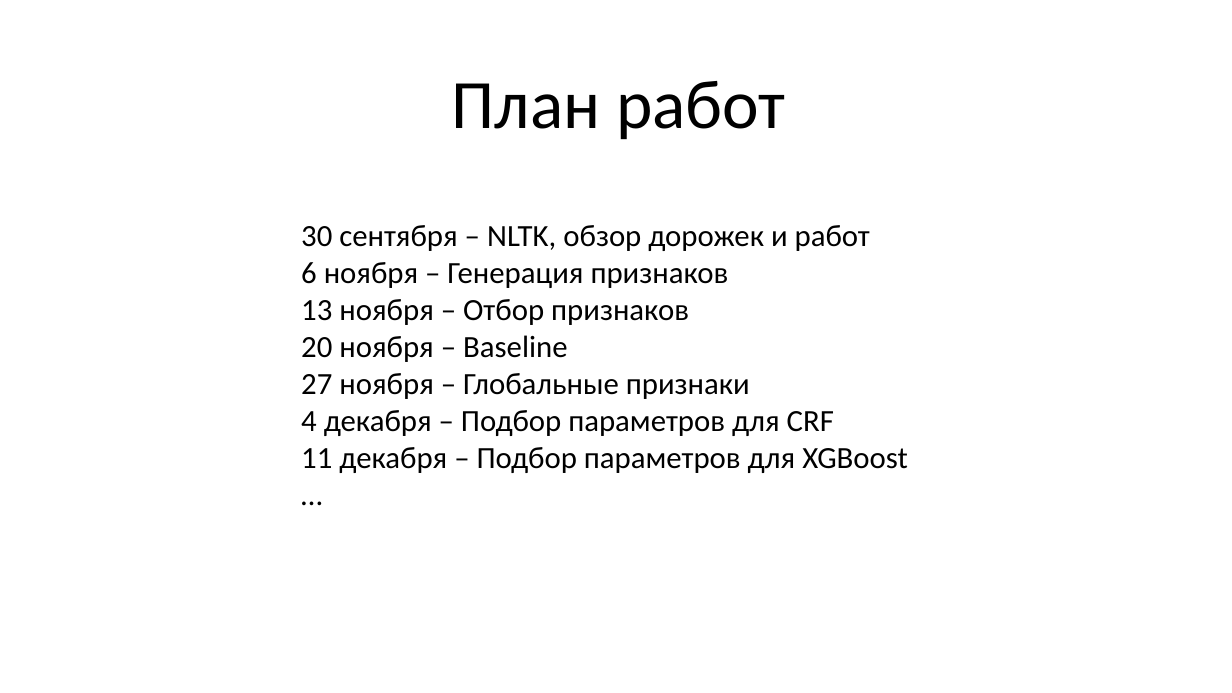
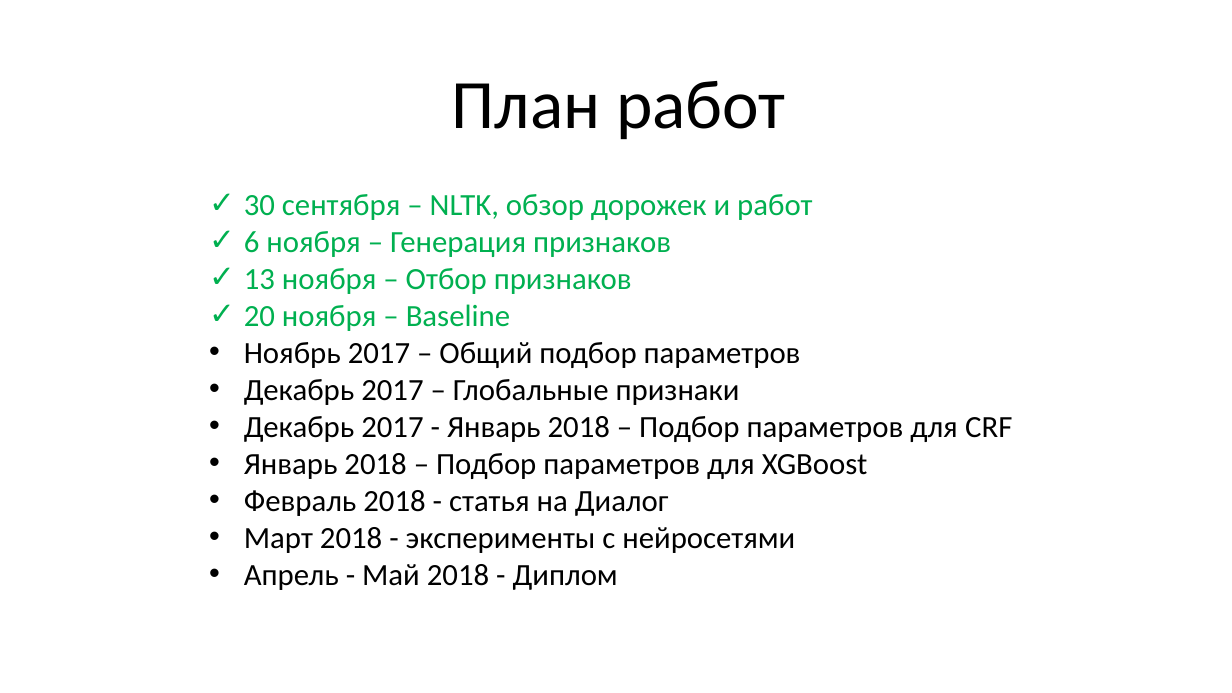
Before and after one commit to lazuka13/named_entity_recognition, a slide deck: slide 3 of control/First Control.pptx. Drawn at 1232x693 pixels with LibreOffice and Linux fonts; fonts in the diff are those of the drawing. Boxes give left, top, right and bottom in pixels: in the first picture for what was removed or moved away, otherwise in the second. Text is boxed around its words. In the diff, an @@ line names an element or a change of style, - is before the commit and + after.

Commit message:
Added article text, some code changes, BSNLP baseline

```diff
--- a/control/First Control.pptx
+++ b/control/First Control.pptx
@@ text "30 сентября – NLTK, обзор ..." moved from (x1=301, y1=225, x2=908, y2=473) to (x1=244, y1=194, x2=1012, y2=590) @@
@@ text at (x1=244, y1=194, x2=812, y2=331): text colour #000000 to #00B050 in "30 сентября – NLTK, обзор дорожек и ...", "6 ноября – Генерация признаков", "13 ноября – Отбор признаков", "20 ноября – Baseline"; bullet none to ✓ @@
@@ text at (x1=244, y1=342, x2=1012, y2=590): text changed @@
-27 ноября – Глобальные признаки
-4 декабря – Подбор параметров для CRF
-11 декабря – Подбор параметров для XGBoost
-…
+• Ноябрь 2017 – Общий подбор параметров
+• Декабрь 2017 – Глобальные признаки
+• Декабрь 2017 - Январь 2018 – Подбор параметров для CRF
+• Январь 2018 – Подбор параметров для XGBoost
+• Февраль 2018 - статья на Диалог
+• Март 2018 - эксперименты с нейросетями
+• Апрель - Май 2018 - Диплом
```
Also in this commit, not shown: 2 other slides changed, 3 slides added, 15 other files.
